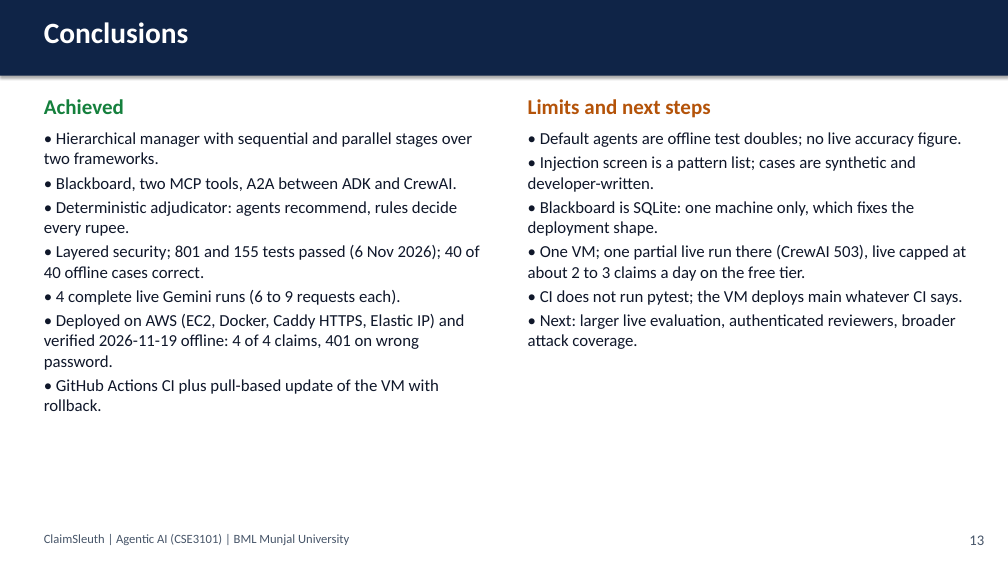
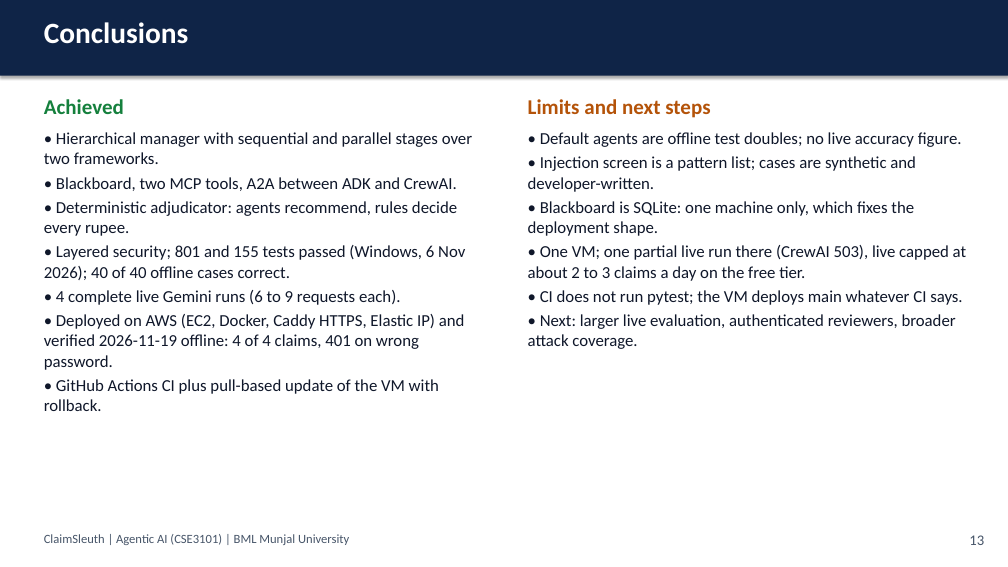
Before and after one commit to astitvasaxena/ClaimSleuth_simple, a slide deck: slide 14 of docs/submission/ClaimSleuth_Final_Presentation.pptx. Drawn at 1008x567 pixels with LibreOffice and Linux fonts; fonts in the diff are those of the drawing. Boxes give left, top, right and bottom in pixels: in the first picture for what was removed or moved away, otherwise in the second. Text is boxed around its words. In the diff, an @@ line names an element or a change of style, - is before the commit and + after.

```diff
--- a/docs/submission/ClaimSleuth_Final_Presentation.pptx
+++ b/docs/submission/ClaimSleuth_Final_Presentation.pptx
@@ text at <box>44,245,465,280</box>: text changed @@
-• Layered security; 801 and 155 tests passed (6 Nov 2026); 40 of 40 offline cases correct.
+• Layered security; 801 and 155 tests passed (Windows, 6 Nov 2026); 40 of 40 offline cases correct.
```
Also in this commit, not shown: 10 other slides changed, 11 other files.
